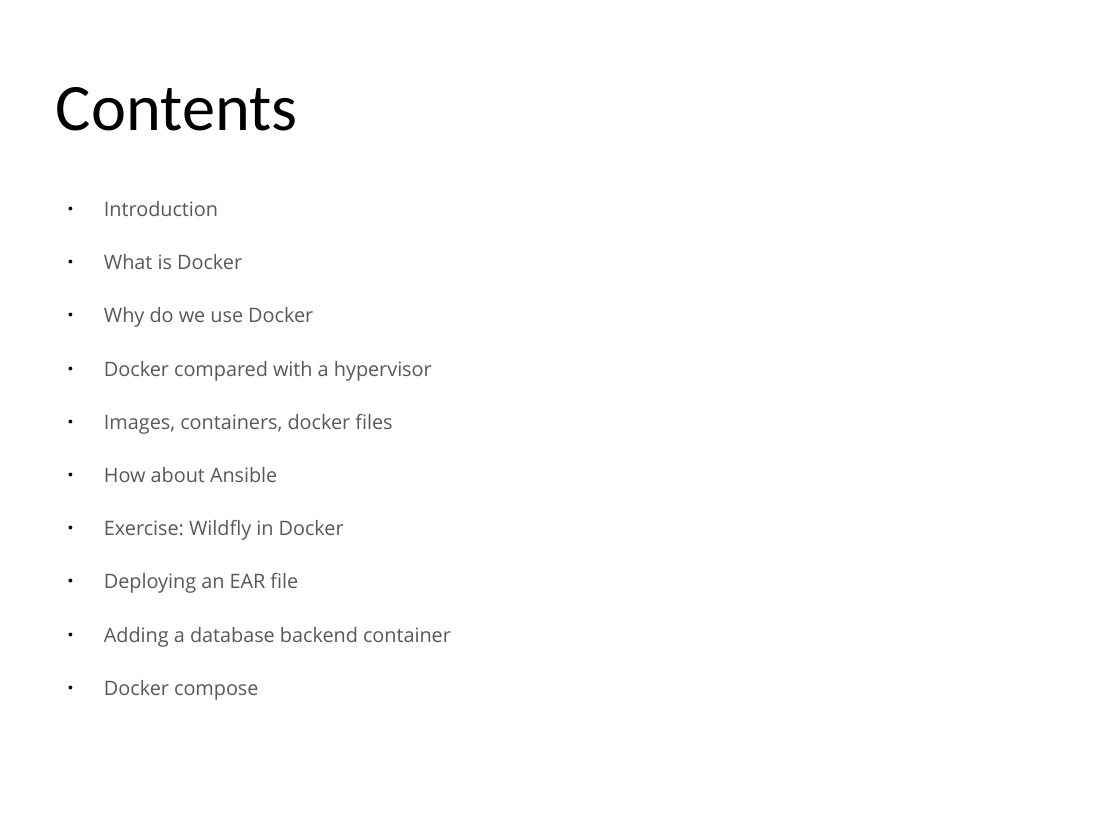
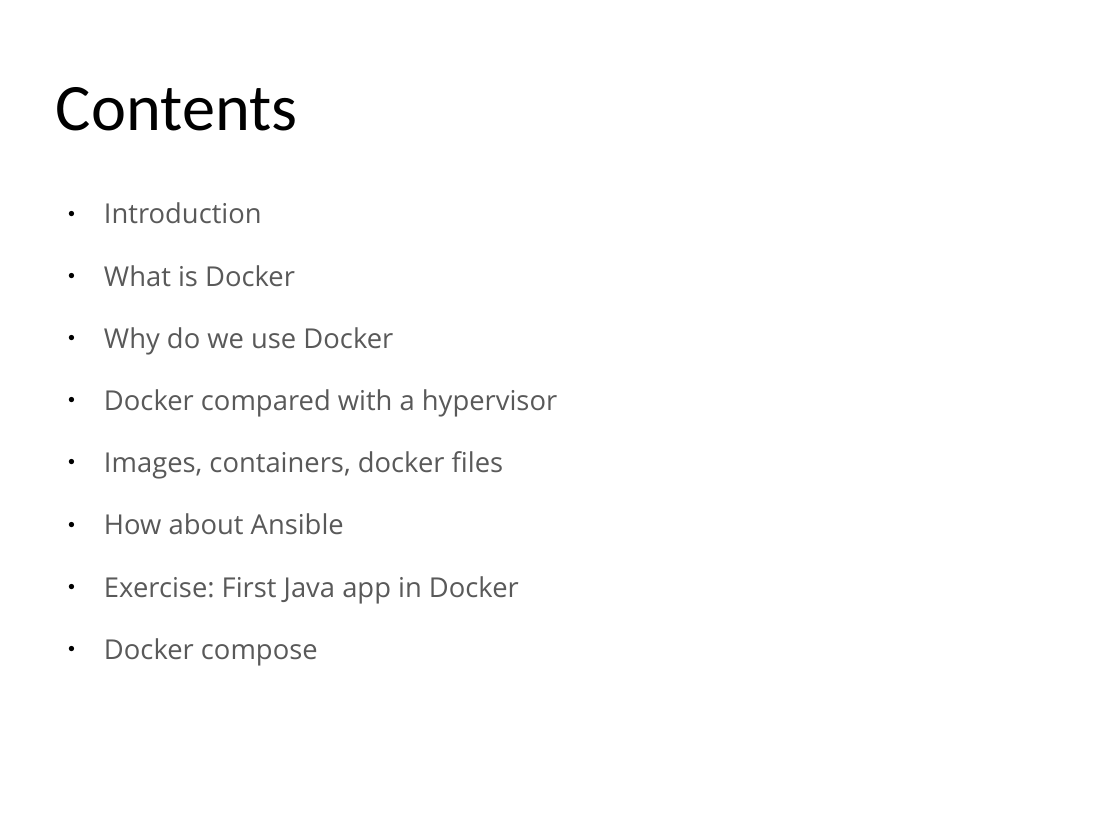
Before and after one commit to yeronimuz/gossip, a slide deck: slide 5 of presentation/docker_for_java_v1.0.odp. Drawn at 1120x840 pixels with LibreOffice and Linux fonts; fonts in the diff are those of the drawing; background and template pictures are left out. Boxes give left, top, right and bottom in pixels: in the first picture for what was removed or moved away, otherwise in the second. Text is boxed around its words. In the diff, an @@ line names an element or a change of style, - is before the commit and + after.

Commit message:
Add docker file for gossip-backend

```diff
--- a/presentation/docker_for_java_v1.0.odp
+++ b/presentation/docker_for_java_v1.0.odp
@@ text at (104, 202, 557, 666): size 14.1 to 19.4 pt in "Introduction", "What is Docker", "Why do we use Docker", "Docker compared with a hypervisor" and 3 more places @@
@@ text at (104, 576, 519, 604): text changed; size 14.1 to 19.4 pt @@
-● Exercise: Wildfly in Docker
-● Deploying an EAR file
-● Adding a database backend container
+● Exercise: First Java app in Docker
```
Also in this commit, not shown: 6 other slides changed, 2 slides added, 2 slides removed, 2 other files.
